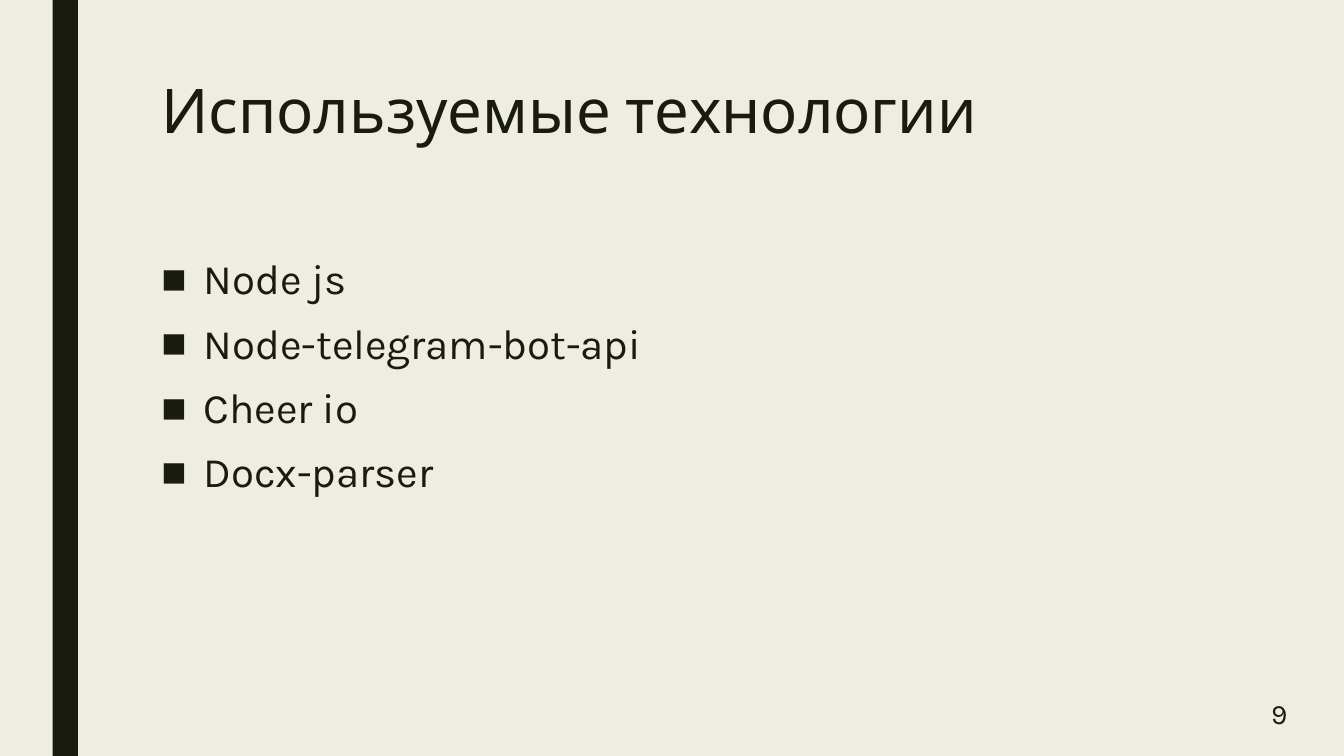
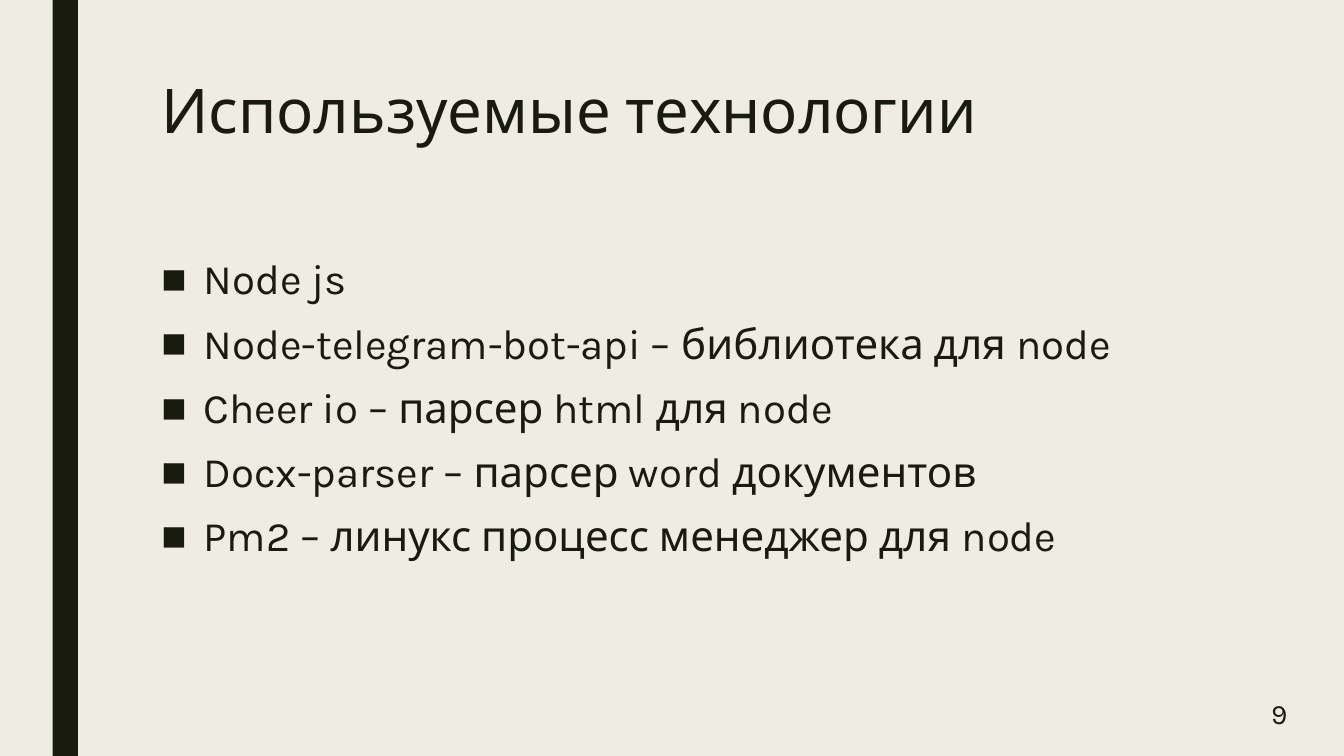
Before and after one commit to manInit/tg-info-abitur-bot, a slide deck: slide 9 of Чат-бот абитуриента.pptx. Drawn at 1344x756 pixels with LibreOffice and Linux fonts; fonts in the diff are those of the drawing. Boxes give left, top, right and bottom in pixels: in the first picture for what was removed or moved away, otherwise in the second. Text is boxed around its words. In the diff, an @@ line names an element or a change of style, - is before the commit and + after.

```diff
--- a/Чат-бот абитуриента.pptx
+++ b/Чат-бот абитуриента.pptx
@@ text at (x1=204, y1=327, x2=1111, y2=561): text changed @@
-■ Node-telegram-bot-api
-■ Cheer io
-■ Docx-parser
+■ Node-telegram-bot-api – библиотека для node
+■ Cheer io – парсер html для node
+■ Docx-parser – парсер word документов
+■ Pm2 – линукс процесс менеджер для node
```
Also in this commit, not shown: 3 other slides changed, 1 slide added.
